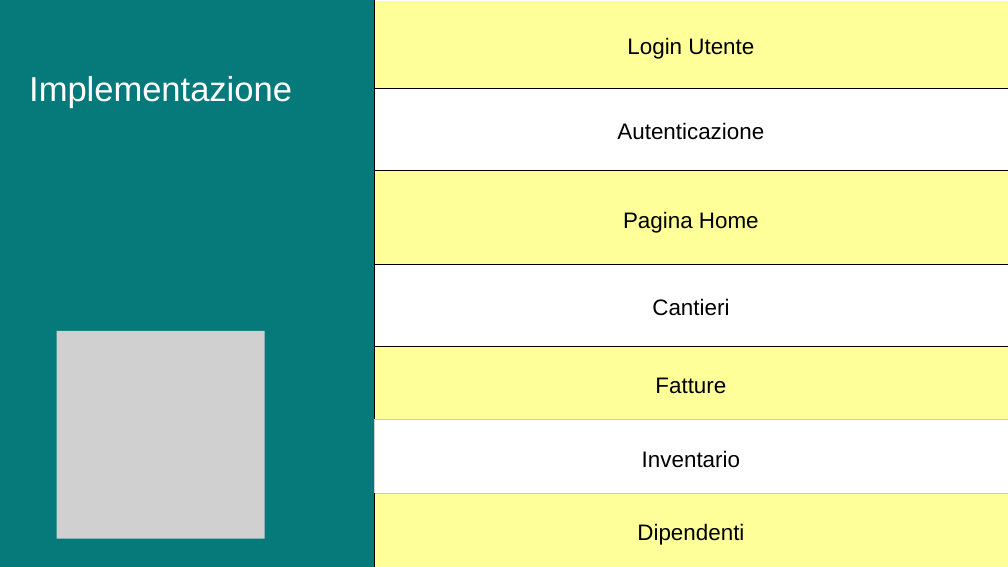
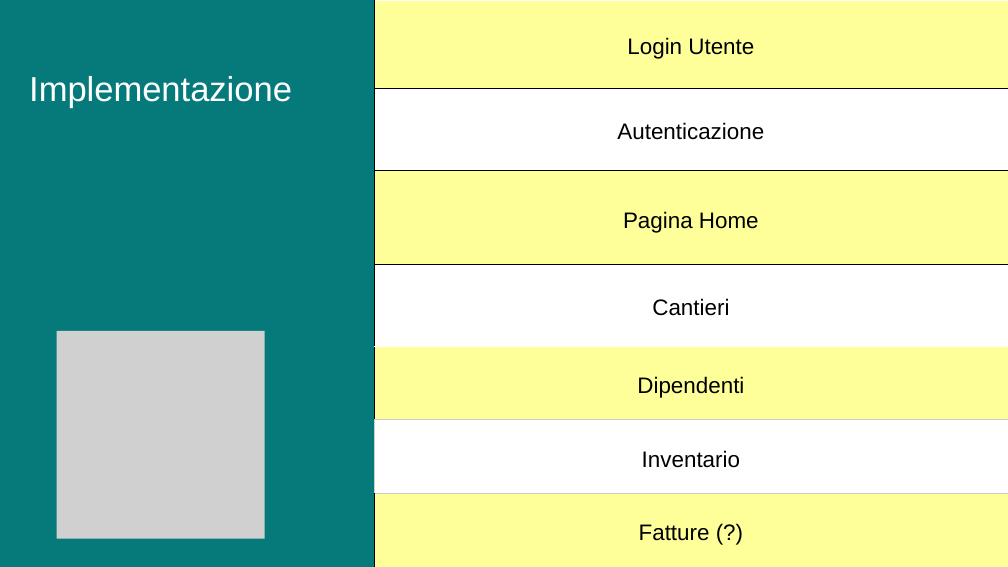
Before and after one commit to ColoErMejo/Fatturify_IngSoftware23-24, a slide deck: slide 10 of Documentazione/Progetto ingegneria del software.pptx. Drawn at 1008x567 pixels with LibreOffice and Linux fonts; fonts in the diff are those of the drawing; grey boxes stand for pictures. Boxes give left, top, right and bottom in pixels: in the first picture for what was removed or moved away, otherwise in the second. Text is boxed around its words. In the diff, an @@ line names an element or a change of style, - is before the commit and + after.

```diff
--- a/Documentazione/Progetto ingegneria del software.pptx
+++ b/Documentazione/Progetto ingegneria del software.pptx
@@ table at [374, 0, 1008, 567] @@
-row 5, column 1: Fatture
+row 5, column 1: Dipendenti
-row 7, column 1: Dipendenti
+row 7, column 1: Fatture (?)
@@ borders changed @@
```
Also in this commit, not shown: 2 other slides changed, 5 other files.
